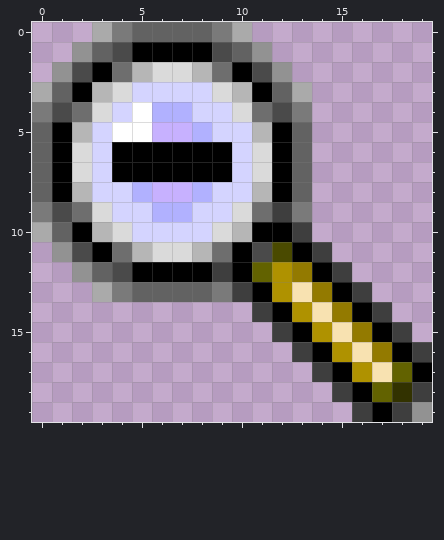
Two versions of one pixel-art sprite, xpilot/contrib/jxpmap/images/zoomouticon.gif. Above, as it was before the edit.
The file is 20x20 pixels.
After the commit:
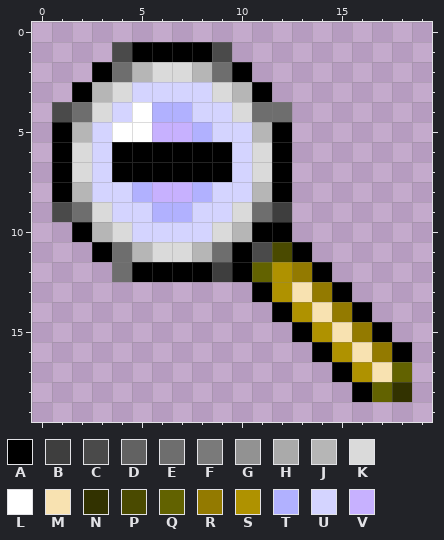
Palette (. is transparent): A #000000  B #3e3e3e  C #4a4a4a  D #626262  E #6e6e6e  F #7a7a7a  G #929292  H #aaaaaa  J #b6b6b6  K #dadada  L #ffffff  M #f8e2b1  N #323200  P #4a4a00  Q #626200  R #937a00  S #af9200  T #b1b1ff  U #d4d4ff  V #c7b1ff
The exact change:
y 0: x 3..10 HFDDDDFH -> ........
y 1: x 2..3 GD -> ..; x 10..11 DG -> ..
y 2: x 1..2 GC -> ..; x 11..12 CG -> ..
y 3: x 0..1 HD -> ..; x 12..13 DH -> ..
y 4: x 0 F -> .; x 12..13 CF -> E.
y 5..8: x 0 D -> .; x 13 D -> .
y 9: x 0 F -> .; x 13 F -> .
y 10: x 0..1 HD -> ..; x 13 B -> .
y 11: x 1..2 GC -> ..; x 14 B -> .
y 12: x 2..4 GDC -> ..E; x 15 B -> .
y 13: x 3..10 HFDDDDFB -> ........; x 16 B -> .
y 14: x 11 B -> .; x 17 B -> .
y 15: x 12 B -> .; x 18 B -> .
y 16: x 13 B -> .; x 19 B -> .
y 17: x 14 B -> .; x 19 A -> .
y 18: x 15 B -> .; x 19 B -> .
y 19: x 16..19 BABG -> ....
